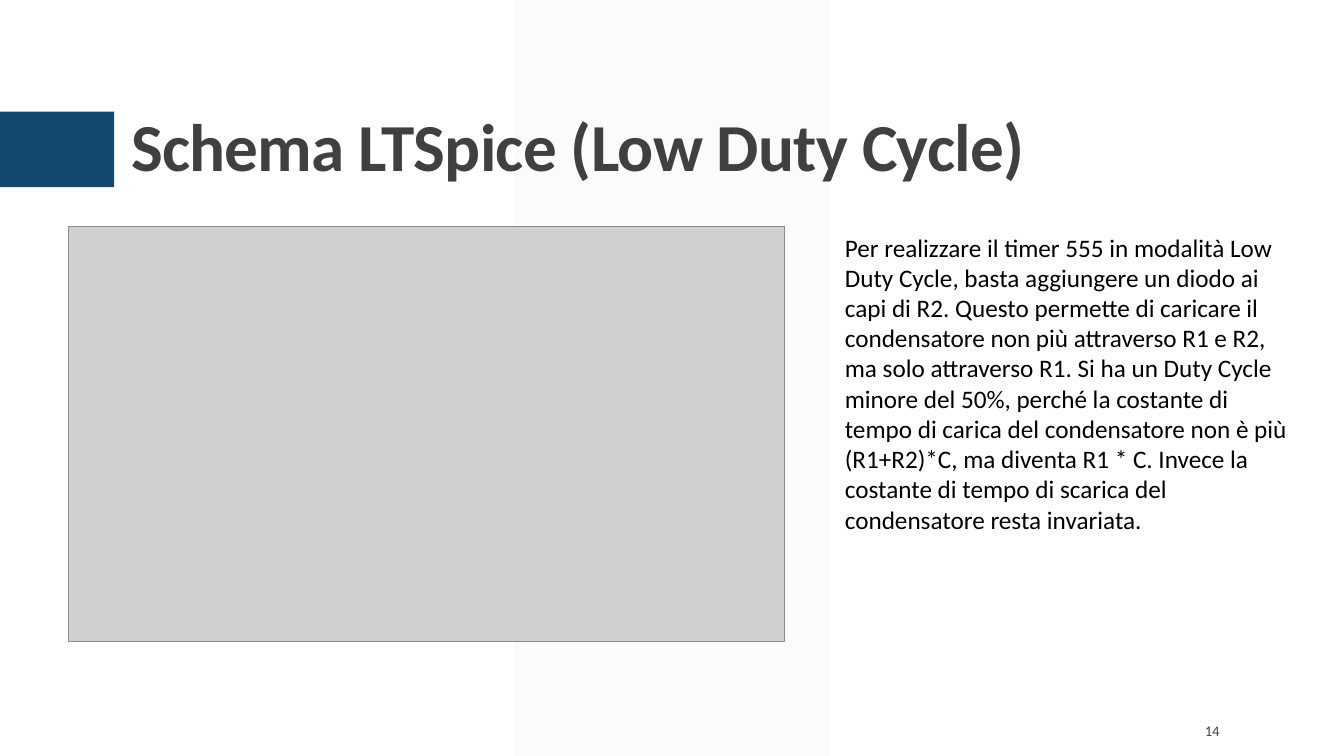
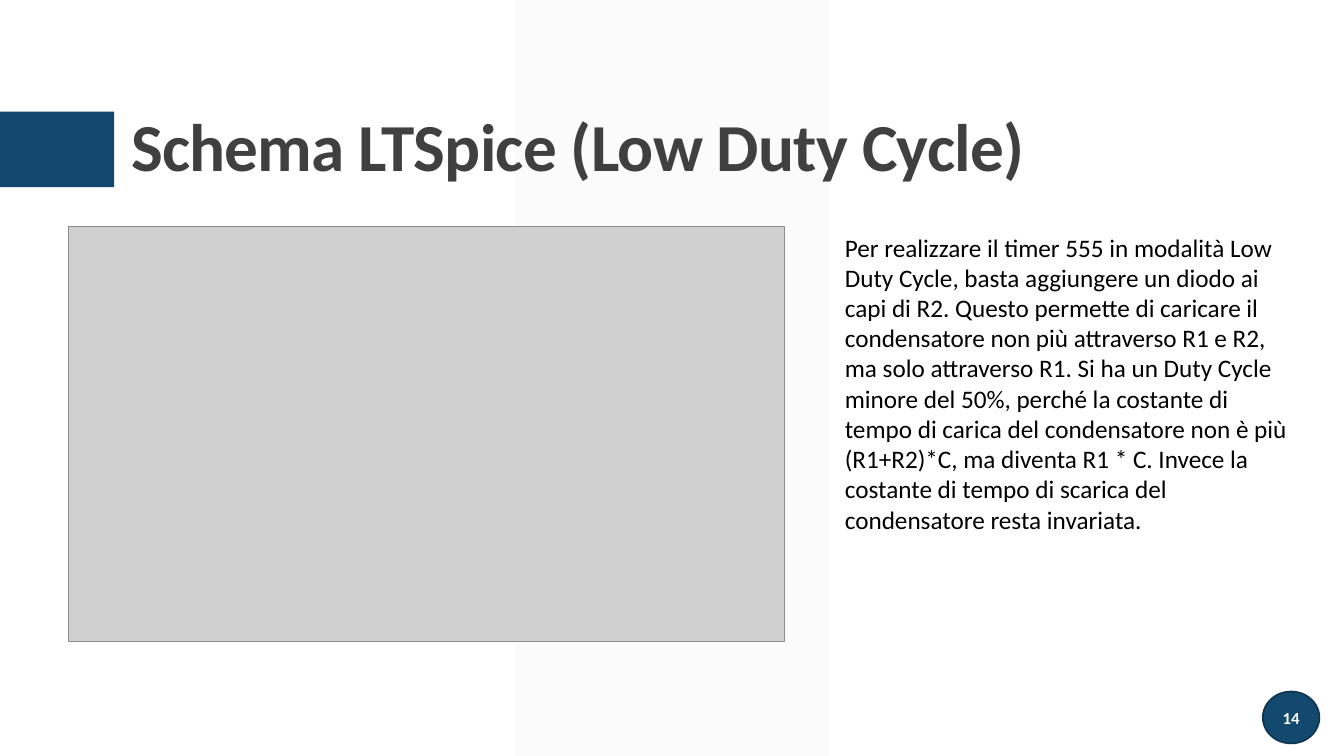
Before and after one commit to greco-salvatore/LTSpice, a slide deck: slide 14 of presentazione/presentazione.pptx. Drawn at 1344x756 pixels with LibreOffice and Linux fonts; fonts in the diff are those of the drawing; grey boxes stand for pictures. Boxes give left, top, right and bottom in pixels: in the first picture for what was removed or moved away, otherwise in the second. Text is boxed around its words. In the diff, an @@ line names an element or a change of style, - is before the commit and + after.

```diff
--- a/presentazione/presentazione.pptx
+++ b/presentazione/presentazione.pptx
@@ page number: place and size @@
-page number at [1205, 726, 1220, 736]
+page number at [1263, 692, 1320, 743]
@@ page number at [1263, 692, 1320, 743]: size 10.5 to 12 pt, text colour #404040 to #FFFFFF, bold on; alignment right to centre; fill none to #14496F; outline none to #0F3652 1.25 pt @@
```
Also in this commit, not shown: 21 other slides changed, 1 slide added, 1 slide removed, 19 other files.
